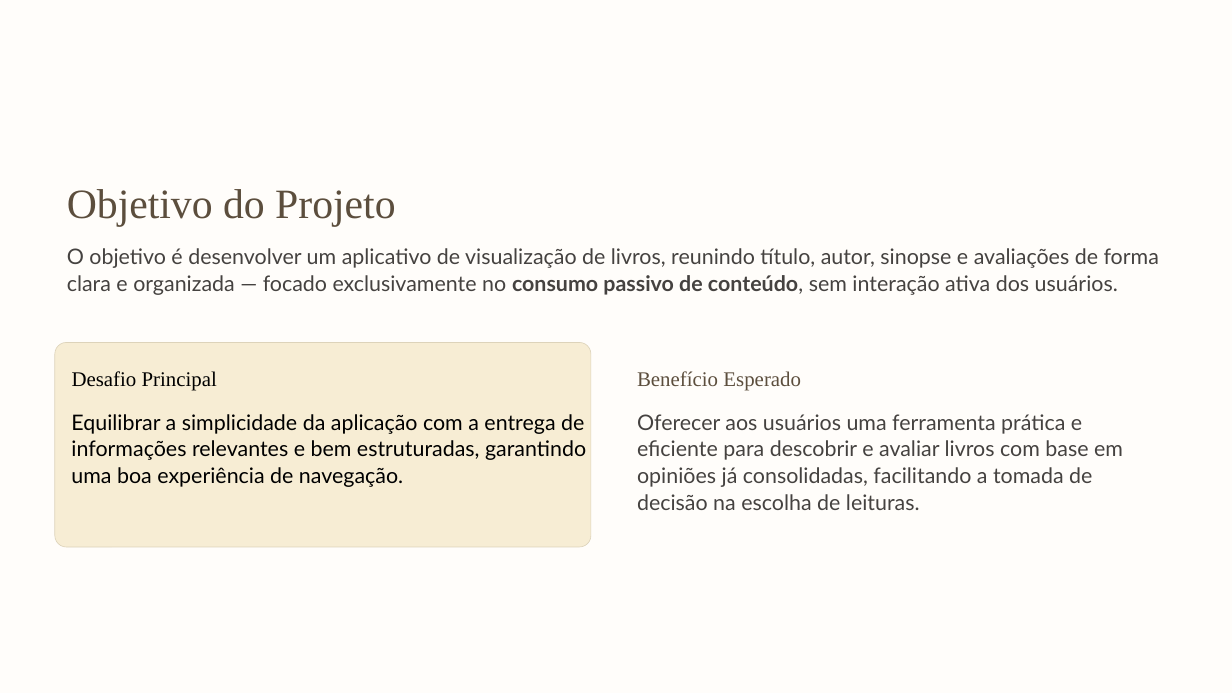
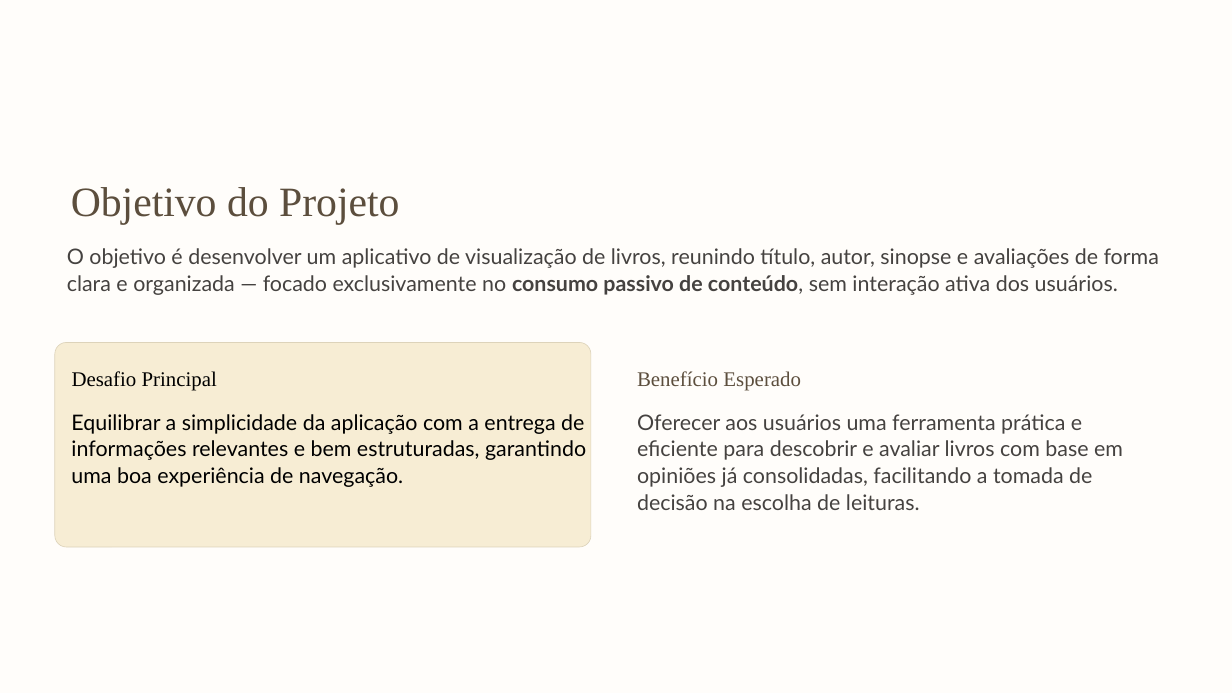
Before and after one commit to Daniel-Brevess/Plot, a slide deck: slide 3 of Documentation/Slide app Rpojeto Plot V2.pptx. Drawn at 1232x693 pixels with LibreOffice and Linux fonts; fonts in the diff are those of the drawing; background and template pictures are left out. Boxes give left, top, right and bottom in pixels: in the first picture for what was removed or moved away, otherwise in the second. Text is boxed around its words. In the diff, an @@ line names an element or a change of style, - is before the commit and + after.

Commit message:
Atualiza documentacao do projeto

```diff
--- a/Documentation/Slide app Rpojeto Plot V2.pptx
+++ b/Documentation/Slide app Rpojeto Plot V2.pptx
@@ text "Objetivo do Projeto": place and size @@
-text "Objetivo do Projeto" at <box>67,189,395,227</box>
+text "Objetivo do Projeto" at <box>71,187,399,225</box>
```
Also in this commit, not shown: 5 other slides changed, 6 other files.
